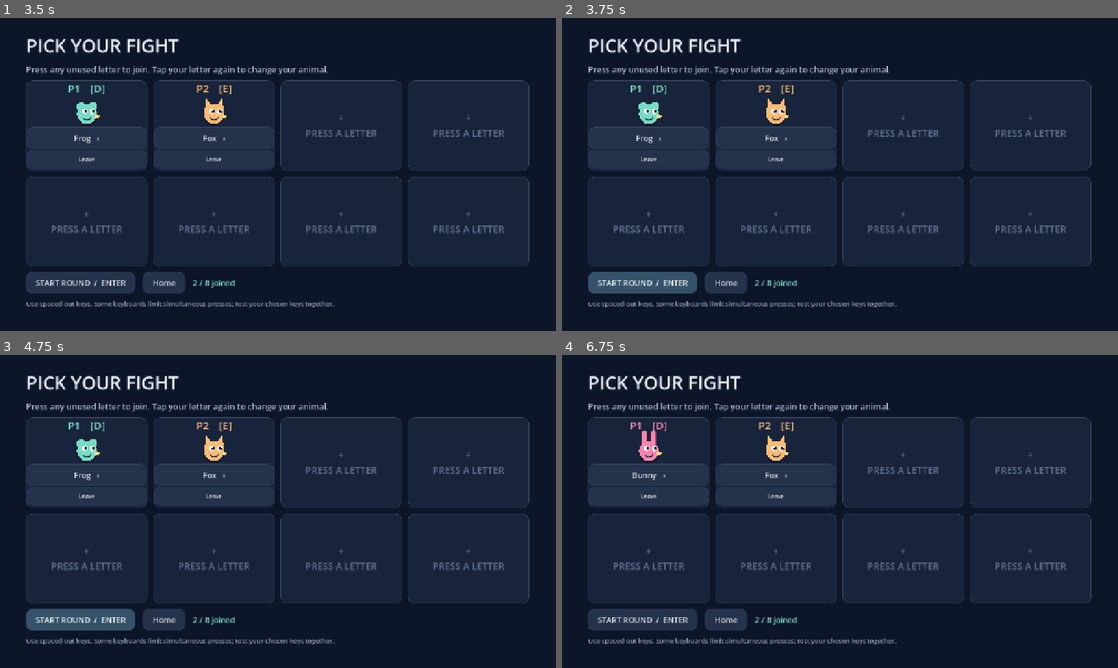
Above: before the commit, frames 1-4 (two rows, left to right).
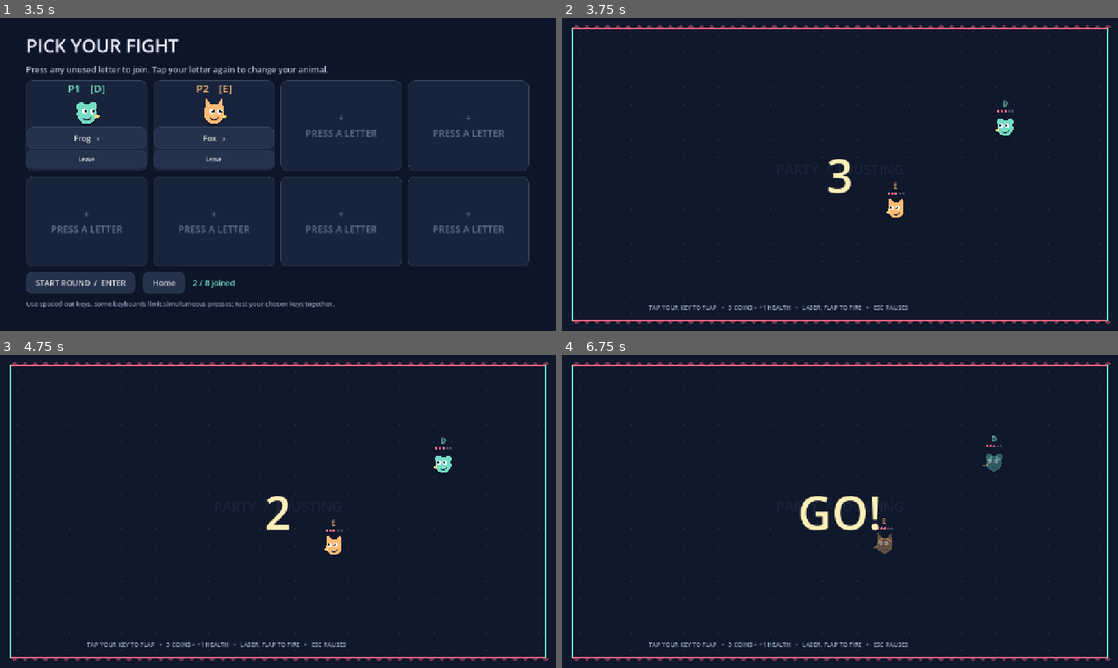
Above: after the commit, the same moments.

Repository: sharmnten/party-jousting-test
Game: Godot game, scene res://scenes/Main.tscn
Same seed, same stepped clock (60 frames per second), same inputs: the game is played once before the commit and once after it.
Inputs (mouse positions are in pixels of both pictures, inside the frame that each line leads up to):
- Up to frame 1 (3.5 s): click "PLAY LOCAL →" at 0.5 s; click "Home" at 1.25 s; click "PLAY LOCAL →" at 2 s; tap Enter at 2.75, 2.85 s; hold D from 2.78 s (still down); tap E at 3.05 s
- Up to frame 2 (3.75 s): release D at 3.5 s; click "START ROUND / ENTER" at 3.5 s
- Up to frame 3 (4.75 s): click (77, 621) at 4.25 s, where only the run before the commit has a clickable "START ROUND / ENTER"
- Up to frame 4 (6.75 s): click (650, 473) at 5 s, where only the run before the commit has a clickable "Frog ›"; click (650, 473) at 5.75 s, where only the run before the commit has a clickable "Fox ›"; click (650, 473) at 6.5 s, where only the run before the commit has a clickable "Bat ›"

Frame 1 is identical in both runs. In frame 2, 15% of the frame differs, in the area x 1-99%, y 2-98%; in frame 3, 15%; in frame 4, 15%.
Error before the commit: Invalid access to property or key 'refresh_hud' on a base object of type 'CanvasLayer (GameUI)'. (res://scripts/main.gd:121)

Commit message:
Update main.gd

Diff:
--- a/scripts/main.gd
+++ b/scripts/main.gd
@@ -118,7 +118,6 @@
 	arena.feedback.muted = muted
 	arena.round_finished.connect(_finished)
 	arena.countdown_changed.connect(ui.set_countdown)
-	arena.status_changed.connect(ui.refresh_hud)
 	arena.setup(profiles)
 	ui.show_game(arena.players)
 
